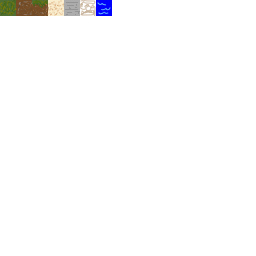
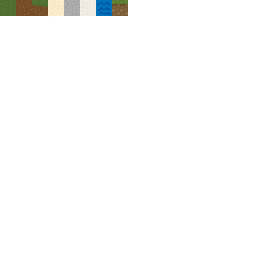
Layered file, before and after one edit (256×256). Changes by layer:
added layer "Layer 2" above "Layer 1" over [left=112, top=0, right=128, bottom=16]
painted on "Layer 1" over [left=0, top=0, right=112, bottom=17]
